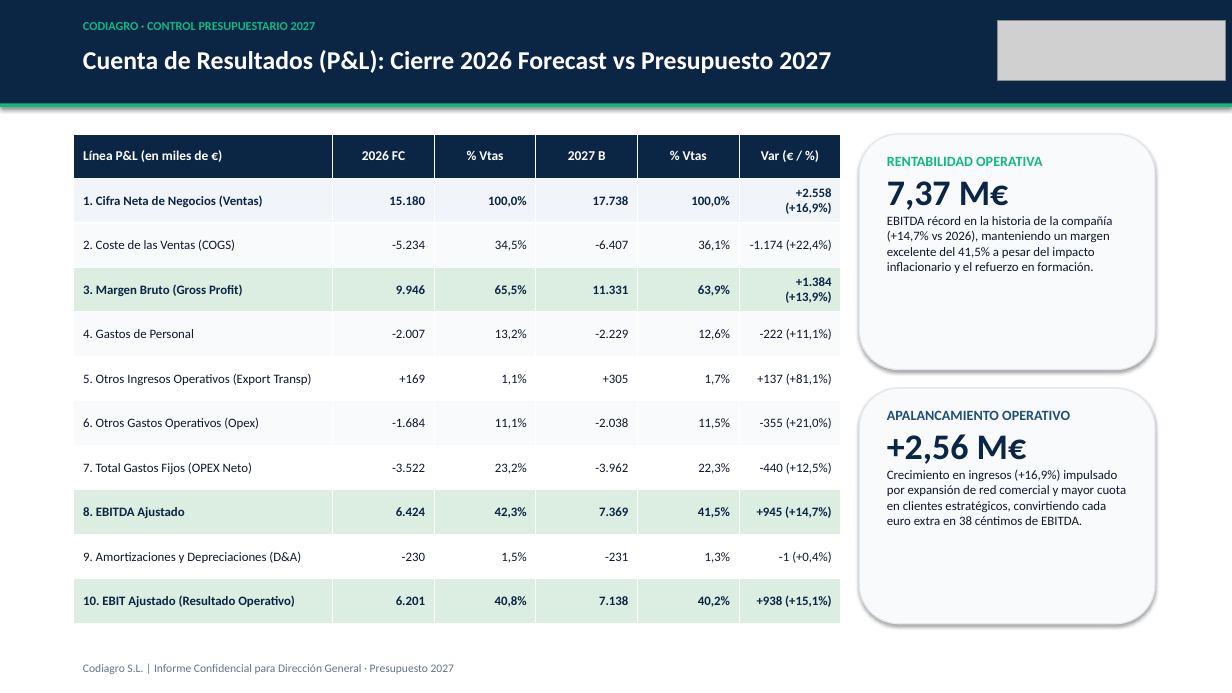
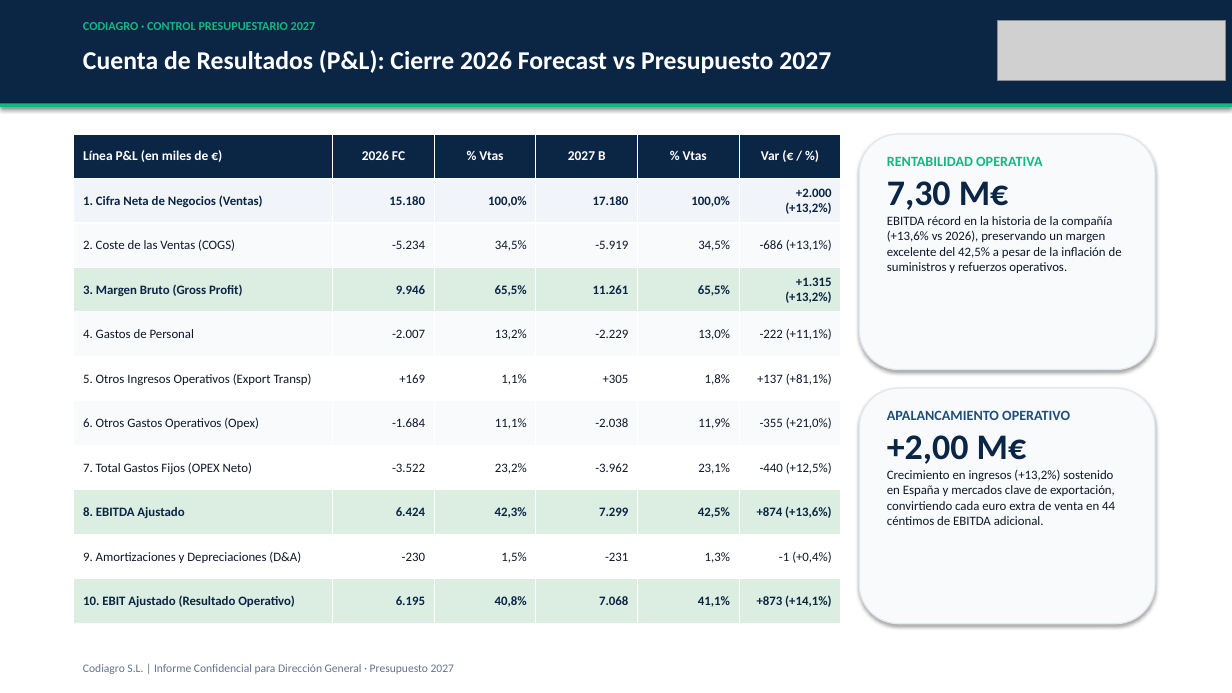
Before and after one commit to codiagrooscar/dashboard-presupuesto-2026, a slide deck: slide 3 of Presentacion_Presupuesto_2027_Codiagro.pptx. Drawn at 1232x693 pixels with LibreOffice and Linux fonts; fonts in the diff are those of the drawing; grey boxes stand for pictures. Boxes give left, top, right and bottom in pixels: in the first picture for what was removed or moved away, otherwise in the second. Text is boxed around its words. In the diff, an @@ line names an element or a change of style, - is before the commit and + after.

Commit message:
Actualizacion pedidos 23.10: comercial, MRP, tesoreria y rentabilidad

```diff
--- a/Presentacion_Presupuesto_2027_Codiagro.pptx
+++ b/Presentacion_Presupuesto_2027_Codiagro.pptx
@@ table at [74, 134, 841, 624] @@
-row 2, column 4: 17.738
+row 2, column 4: 17.180
-row 2, column 6: +2.558 (+16,9%)
+row 2, column 6: +2.000 (+13,2%)
-row 3: 2. Coste de las Ventas (COGS) | -5.234 | 34,5% | -6.407 | 36,1% | -1.174 (+22,4%)
+row 3: 2. Coste de las Ventas (COGS) | -5.234 | 34,5% | -5.919 | 34,5% | -686 (+13,1%)
-row 4: 3. Margen Bruto (Gross Profit) | 9.946 | 65,5% | 11.331 | 63,9% | +1.384 (+13,9%)
+row 4: 3. Margen Bruto (Gross Profit) | 9.946 | 65,5% | 11.261 | 65,5% | +1.315 (+13,2%)
-row 5, column 5: 12,6%
+row 5, column 5: 13,0%
-row 6, column 5: 1,7%
+row 6, column 5: 1,8%
-row 7, column 5: 11,5%
+row 7, column 5: 11,9%
-row 8, column 5: 22,3%
+row 8, column 5: 23,1%
-row 9: 8. EBITDA Ajustado | 6.424 | 42,3% | 7.369 | 41,5% | +945 (+14,7%)
+row 9: 8. EBITDA Ajustado | 6.424 | 42,3% | 7.299 | 42,5% | +874 (+13,6%)
-row 11: 10. EBIT Ajustado (Resultado Operativo) | 6.201 | 40,8% | 7.138 | 40,2% | +938 (+15,1%)
+row 11: 10. EBIT Ajustado (Resultado Operativo) | 6.195 | 40,8% | 7.068 | 41,1% | +873 (+14,1%)
@@ text at [887, 181, 1122, 273]: text changed @@
-7,37 M€
-EBITDA récord en la historia de la compañía (+14,7% vs 2026), manteniendo un margen excelente del 41,5% a pesar del impacto inflacionario y el refuerzo en formación.
+7,30 M€
+EBITDA récord en la historia de la compañía (+13,6% vs 2026), preservando un margen excelente del 42,5% a pesar de la inflación de suministros y refuerzos operativos.
@@ text at [887, 435, 1115, 525]: text changed @@
-+2,56 M€
-Crecimiento en ingresos (+16,9%) impulsado por expansión de red comercial y mayor cuota en clientes estratégicos, convirtiendo cada euro extra en 38 céntimos de EBITDA.
++2,00 M€
+Crecimiento en ingresos (+13,2%) sostenido en España y mercados clave de exportación, convirtiendo cada euro extra de venta en 44 céntimos de EBITDA adicional.
```
Also in this commit, not shown: 9 other slides changed, 30 other files.
